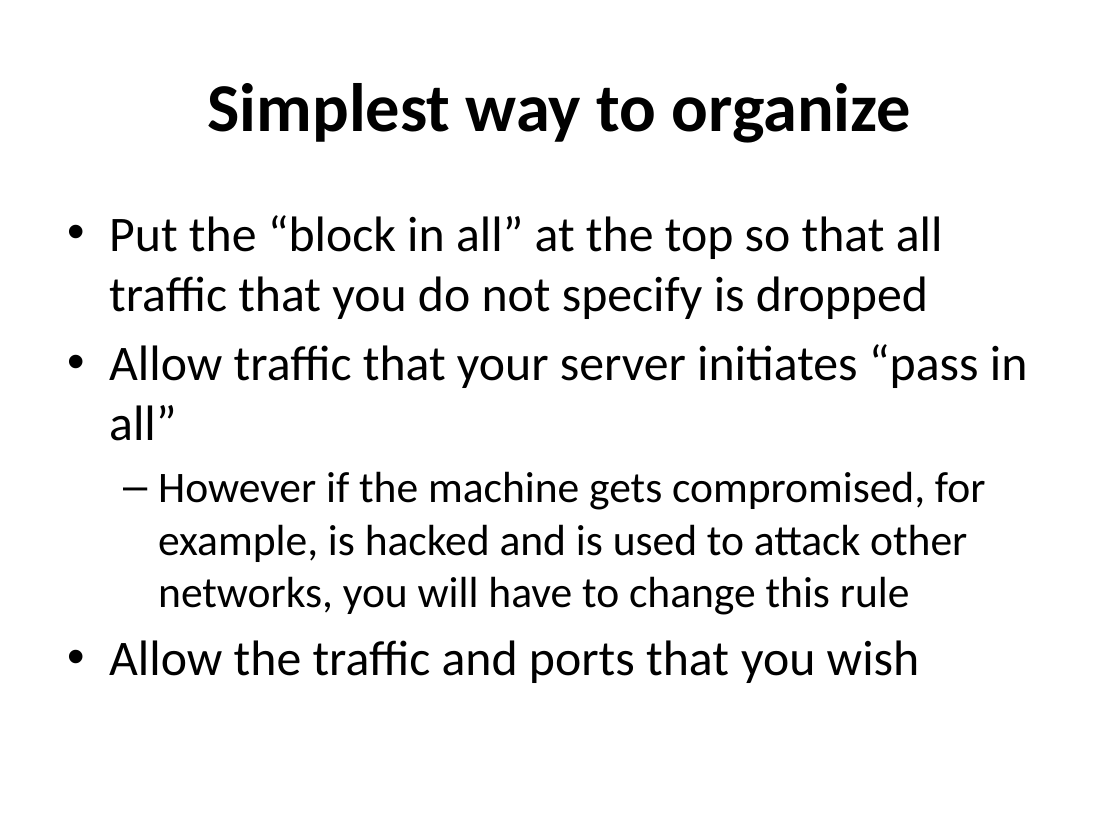
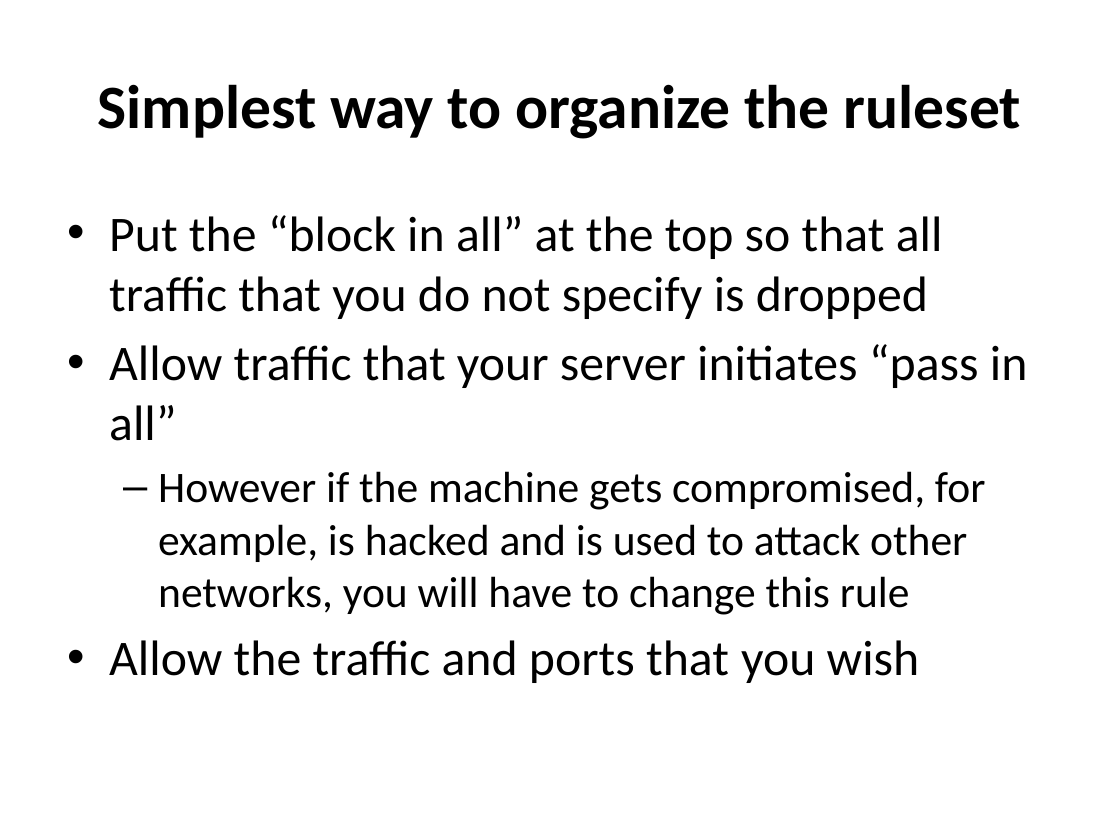
Before and after one commit to afnog/sse, a slide deck: slide 30 of firewalls/Firewalling in FreeBSD-v1.pptx. Drawn at 1120x840 pixels with LibreOffice and Linux fonts; fonts in the diff are those of the drawing. Boxes give left, top, right and bottom in pixels: in the first picture for what was removed or moved away, otherwise in the second. Text is boxed around its words. In the diff, an @@ line names an element or a change of style, - is before the commit and + after.

Commit message:
/ ‘firewalls/Firewalling in FreeBSD-v1.pptx’

```diff
--- a/firewalls/Firewalling in FreeBSD-v1.pptx
+++ b/firewalls/Firewalling in FreeBSD-v1.pptx
@@ title at (98, 84, 1021, 139): text changed; size 44 to 39.6 pt @@
-Simplest way to organize
+Simplest way to organize the ruleset
```
